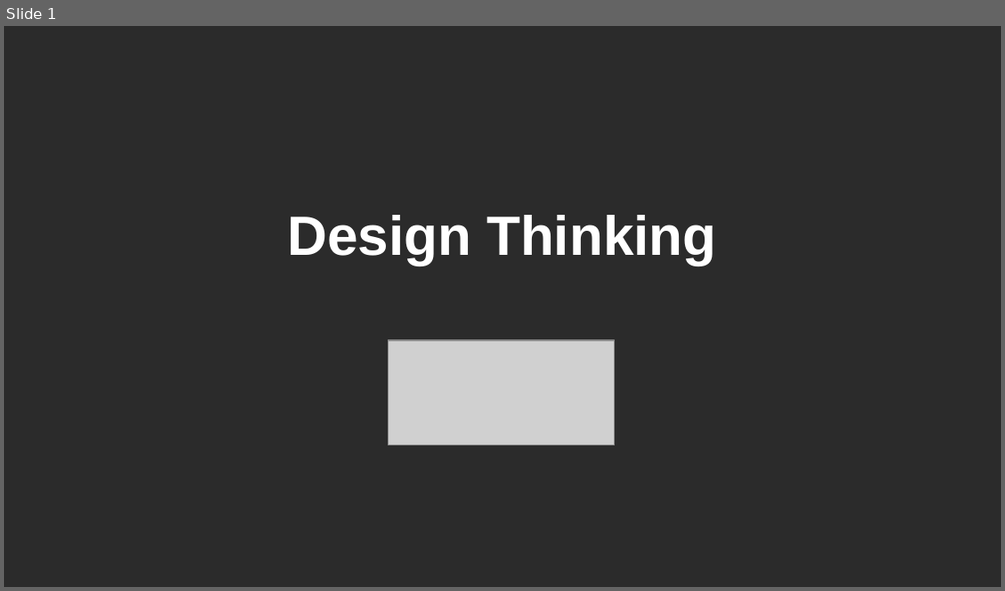
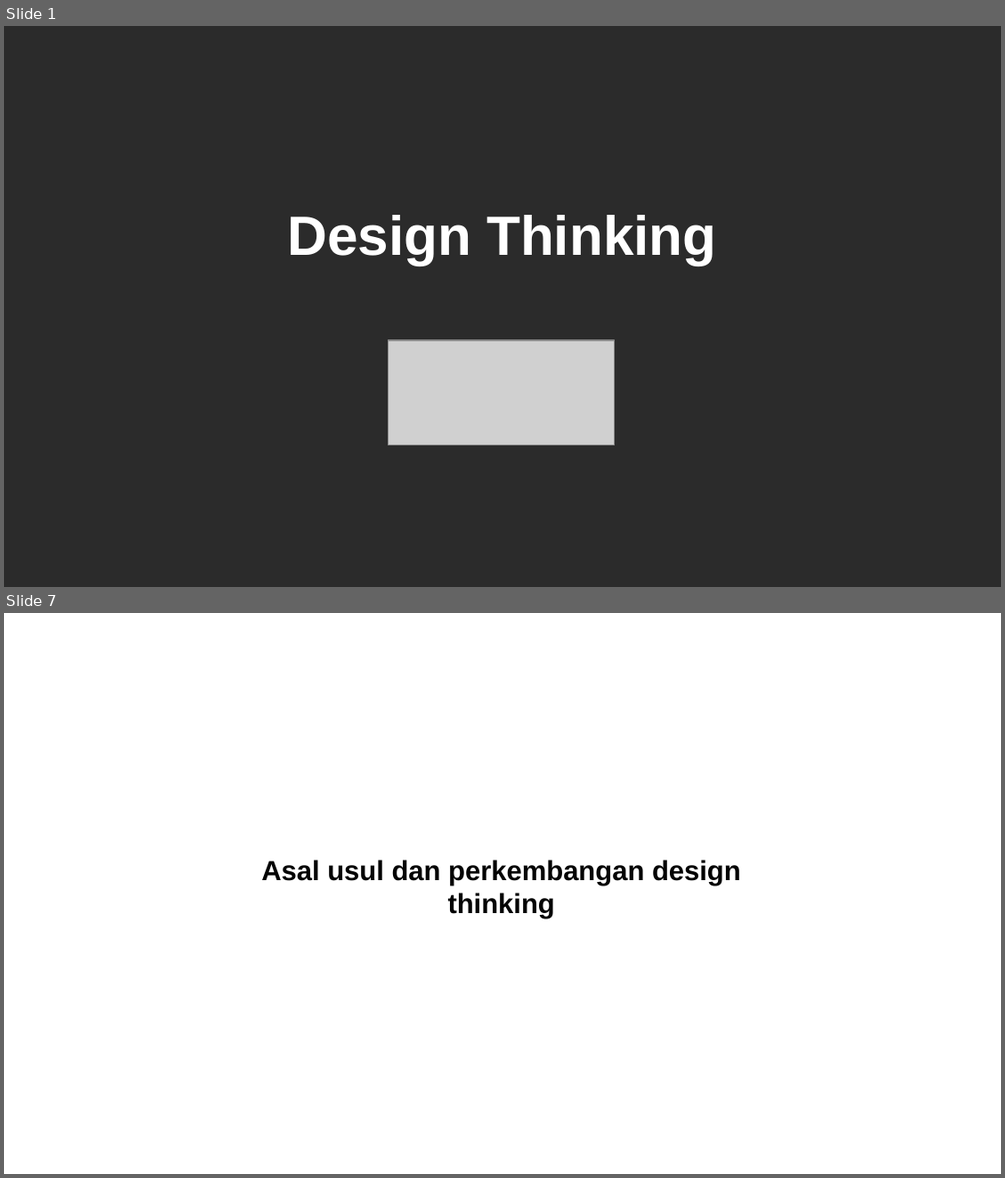
Before and after one commit to jejaksaid/course-flc, a slide deck: design thinking/slide.odp. Shown one above the other, each under a label of ours: slide 1 before the commit, slides 1 and 7 after it; the slides between them are not shown. The pictures are 1005x591 and 1005x1178 pixels, drawn with LibreOffice and Linux fonts; fonts in the diff are those of the drawing; grey boxes stand for pictures; background and template pictures are left out; a plain dark background stands for a picture behind light text. Boxes give left, top, right and bottom in pixels: in the first picture for what was removed or moved away, otherwise in the second. Text is boxed around its words. In the diff, an @@ line names an element or a change of style, - is before the commit and + after.

```diff
--- a/design thinking/slide.odp
+++ b/design thinking/slide.odp
@@ slide 7 added at <box>4,613,1001,1174</box>, background picture (left out) @@
@@ title added at <box>261,860,741,919</box>, 22 pt, text #030303, bold @@
+Asal usul dan perkembangan design thinking
```
Also in this commit, not shown: 23 other slides added, 8 slides removed, 24 other files.
